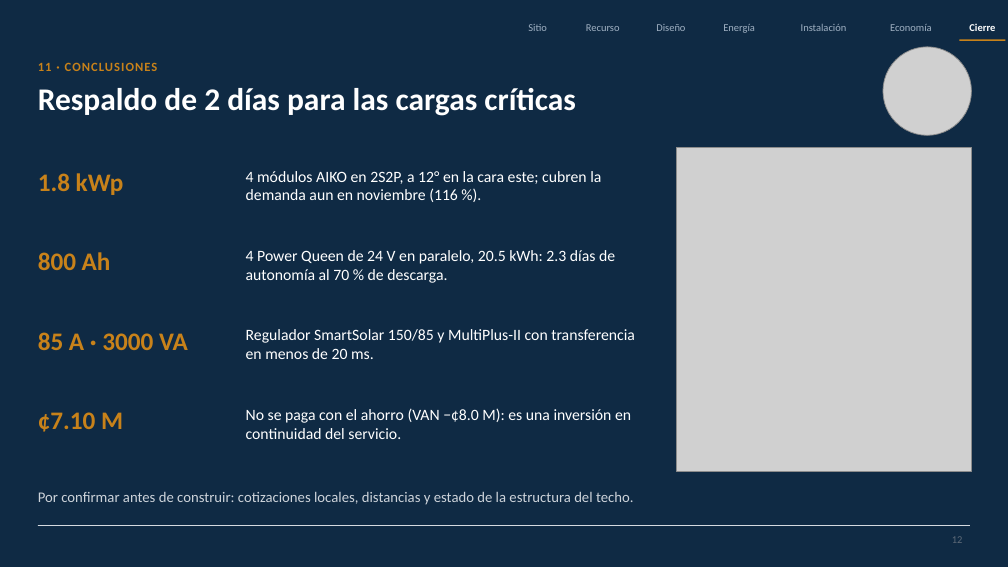
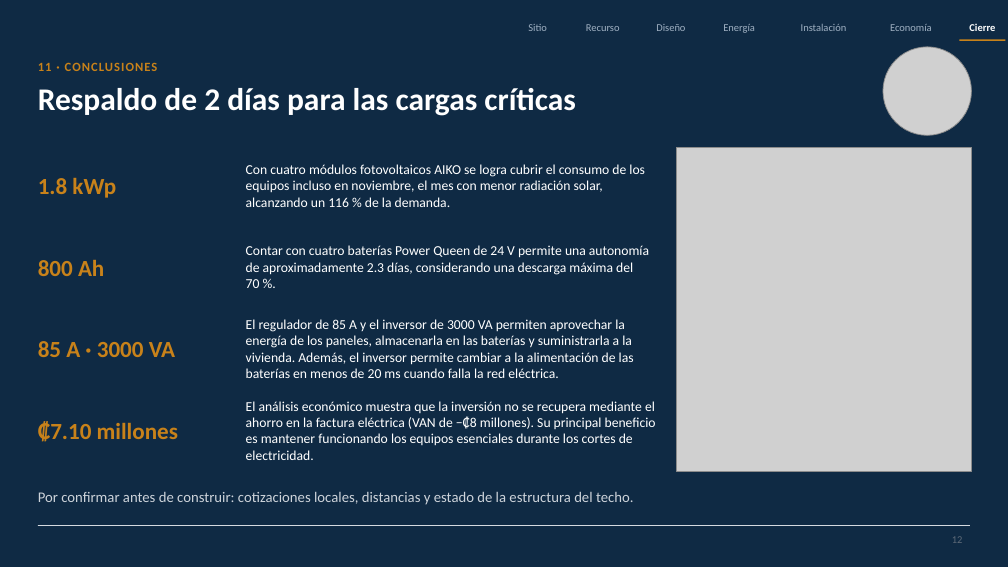
Before and after one commit to Jordis17/PROYECTO-2-FOTOVOLTAICOS, a slide deck: slide 12 of informe/presentacion/Sistema_FV_aislado_Abner_Lopez.pptx. Drawn at 1008x567 pixels with LibreOffice and Linux fonts; fonts in the diff are those of the drawing; grey boxes stand for pictures. Boxes give left, top, right and bottom in pixels: in the first picture for what was removed or moved away, otherwise in the second. Text is boxed around its words. In the diff, an @@ line names an element or a change of style, - is before the commit and + after.

```diff
--- a/informe/presentacion/Sistema_FV_aislado_Abner_Lopez.pptx
+++ b/informe/presentacion/Sistema_FV_aislado_Abner_Lopez.pptx
@@ text at (x1=246, y1=164, x2=645, y2=207): text changed; size 15 to 13 pt @@
-4 módulos AIKO en 2S2P, a 12° en la cara este; cubren la demanda aun en noviembre (116 %).
+Con cuatro módulos fotovoltaicos AIKO se logra cubrir el consumo de los equipos incluso en noviembre, el mes con menor radiación solar, alcanzando un 116 % de la demanda.
@@ text at (x1=246, y1=245, x2=649, y2=288): text changed; size 15 to 13 pt @@
-4 Power Queen de 24 V en paralelo, 20.5 kWh: 2.3 días de autonomía al 70 % de descarga.
+Contar con cuatro baterías Power Queen de 24 V permite una autonomía de aproximadamente 2.3 días, considerando una descarga máxima del 70 %.
@@ size 24 to 22 pt in 3 elements at (x1=38, y1=178, x2=116, y2=198), (x1=38, y1=260, x2=104, y2=276), (x1=38, y1=341, x2=175, y2=357) @@
@@ text at (x1=246, y1=319, x2=634, y2=378): text changed; size 15 to 13 pt @@
-Regulador SmartSolar 150/85 y MultiPlus-II con transferencia en menos de 20 ms.
+El regulador de 85 A y el inversor de 3000 VA permiten aprovechar la energía de los paneles, almacenarla en las baterías y suministrarla a la vivienda. Además, el inversor permite cambiar a la alimentación de las baterías en menos de 20 ms cuando falla la red eléctrica.
@@ text at (x1=246, y1=401, x2=656, y2=460): text changed; size 15 to 13 pt @@
-No se paga con el ahorro (VAN −¢8.0 M): es una inversión en continuidad del servicio.
+El análisis económico muestra que la inversión no se recupera mediante el ahorro en la factura eléctrica (VAN de −₡8 millones). Su principal beneficio es mantener funcionando los equipos esenciales durante los cortes de electricidad.
@@ text at (x1=38, y1=421, x2=178, y2=442): text changed; size 24 to 22 pt @@
-¢7.10 M
+₡7.10 millones
```
Also in this commit, not shown: 2 other files.
